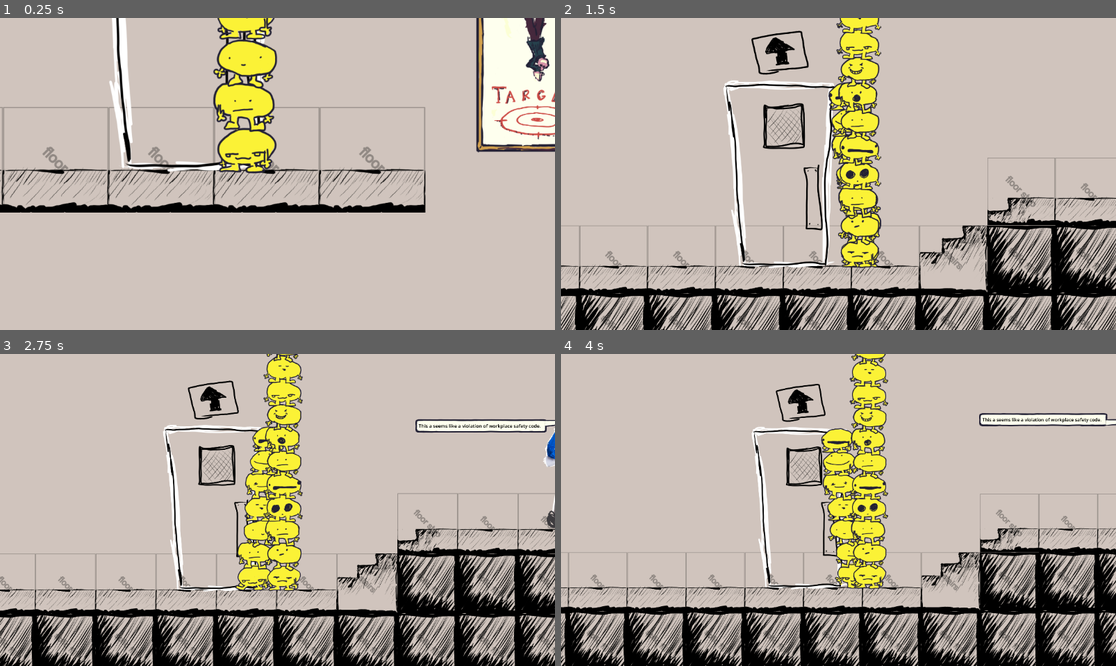
Above: before the commit, frames 1-4 (two rows, left to right).
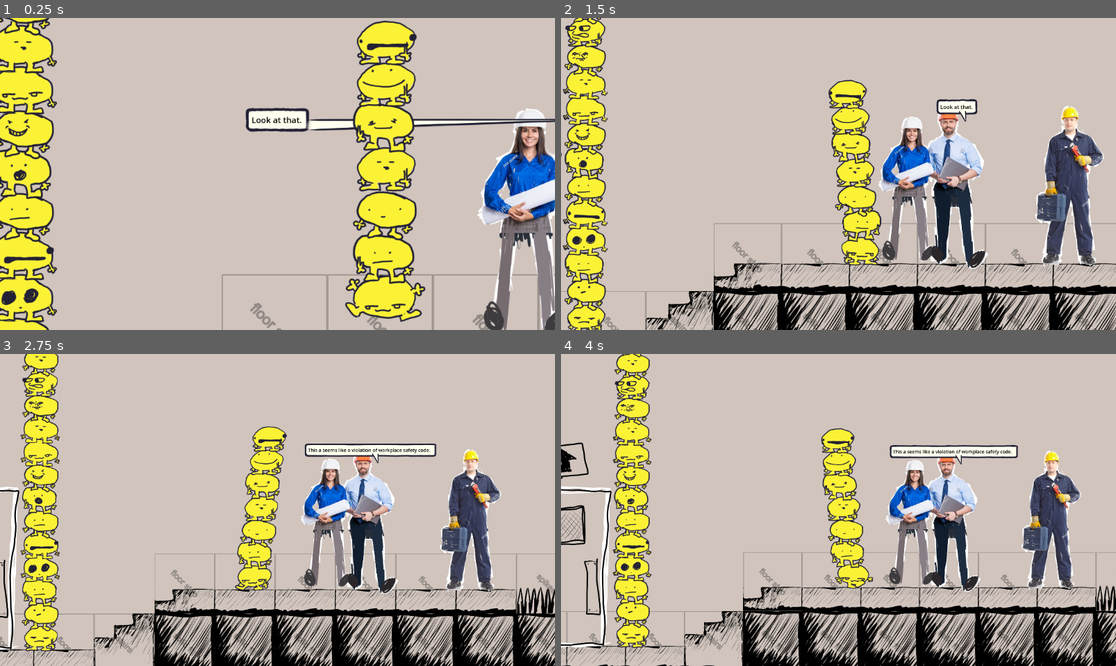
Above: after the commit, the same moments.

Repository: JCoMcL/gourt-game
Game: Godot game, scene res://level/office-level.tscn
The game is run twice, just before and just after one commit, with the same random seed, the same clock (stepped at 60 frames per second) and the same inputs.
Inputs (mouse positions are in pixels of both pictures, inside the frame that each line leads up to):
- Up to frame 1 (0.25 s): no input
- Up to frame 2 (1.5 s): move the mouse to (960, 158) at 0.52 s; hold Right (go right) 0.53-1.25 s; hold Up (enter door) 0.53-1.25 s; click (960, 158) at 0.67 s; drag from (727, 189) to (810, 236) at 1.27 s
- Up to frame 3 (2.75 s): move the mouse to (333, 441) at 2.02 s; hold Left (go left) from 2.03 s (still down); hold Mouse wheel down (move equipment down) from 2.03 s (still down)
- Up to frame 4 (4 s): release Left (go left) at 2.75 s; release Mouse wheel down (move equipment down) at 2.75 s; drag from (810, 572) to (672, 463) at 2.77 s; move the mouse to (1005, 556) at 3.52 s; hold Right (go right) from 3.53 s (still down); hold Right mouse button (probe) from 3.53 s (still down)

The runs differ from the first frame. In frame 1, 40% of the frame differs, in the area x 0-100%, y 0-100%; in frame 2, 36%; in frame 3, 37%; in frame 4, 37%.

Commit message:
Added Scenario and Command
- Added commands to be usable with Actors

- Added scenariot to orchestrate waits, commands and activations on the scene

Diff:
--- a/actors/actor.gd
+++ b/actors/actor.gd
@@ -1,6 +1,69 @@
-@tool
-extends Sprite2D
+extends Goon
 class_name Actor
 
+var active_command: Goon.Commands = null
+
+@export var speed = 300.0
+@export var gravity = 900.0
+@export var social_distance = 20.0
+@export var facing = 0
+
+var target
+
+enum Direction {LEFT, RIGHT}
+
 func get_mouth():
-	return get_node("Handle/Speak Hole")
+	return get_node("Sprite2D/Handle/Speak Hole")
+
+func is_special_collision(k: KinematicCollision2D) -> bool:
+	return PhysicsServer2D.body_get_collision_layer(k.get_collider_rid()) & Clision.layers["special solid"]
+
+func _process(delta):
+	if command_queue.size() > 0:
+		print("Processing command queue: %d commands" % command_queue.size())
+		if !active_command:
+			active_command = command_queue.pop_front()
+			execute(active_command)
+
+func move_to_target():
+	var dx = target.x - global_position.x
+	if abs(dx) < social_distance:
+		velocity.x = 0
+		target = null
+		return
+	var direction = sign(dx)
+	var t_facing = Direction.RIGHT if direction > 0 else Direction.LEFT
+	if t_facing != facing:
+		flip()
+		facing = t_facing
+	velocity.x = speed * direction
+
+func die():
+	collision_layer = 0
+	collision_mask = 0
+	velocity = Vector2.ZERO
+
+func flip():
+	transform.x *= -1
+
+func execute(command: Goon.Commands):
+	print("Executing command of type: %s" % command.type)
+	match command.type:
+		"wait":
+			pass
+		"walk_to":
+			print("Walking to %s" % command.params.get("position", Vector2.ZERO))
+			target = command.params.get("position", Vector2.ZERO)
+			move_to_target()
+		_:
+			pass
+
+func _physics_process(delta):
+	velocity.y += gravity * delta
+	if target:
+		move_to_target()
+	for i in range(get_slide_collision_count()):
+		var k = get_slide_collision(i)
+		if is_special_collision(k):
+			die()
+	move_and_slide()
--- a/actors/actor.tscn
+++ b/actors/actor.tscn
@@ -10,20 +10,30 @@
 shader_parameter/grow = 0.0
 shader_parameter/handle = Vector2(0, 0)
 
-[node name="Janitor" type="Sprite2D"]
+[sub_resource type="RectangleShape2D" id="RectangleShape2D_y4hdp"]
+size = Vector2(187, 583)
+
+[node name="Janitor" type="CharacterBody2D"]
+material = SubResource("ShaderMaterial_4r7ot")
+script = ExtResource("3_4r7ot")
+
+[node name="Sprite2D" type="Sprite2D" parent="."]
 material = SubResource("ShaderMaterial_4r7ot")
 texture = ExtResource("2_jiomh")
-script = ExtResource("3_4r7ot")
 
-[node name="Handle" type="Node2D" parent="."]
+[node name="Handle" type="Node2D" parent="Sprite2D"]
 position = Vector2(0, -303.5)
 script = ExtResource("3_jiomh")
 enabled = true
 
-[node name="Speak Hole" type="Control" parent="Handle"]
+[node name="Speak Hole" type="Control" parent="Sprite2D/Handle"]
 layout_mode = 3
 anchors_preset = 0
 offset_left = -20.0
 offset_top = 21.5
 offset_right = 27.53
 offset_bottom = 90.69
+
+[node name="CollisionShape2D" type="CollisionShape2D" parent="."]
+position = Vector2(3.5, 2.5)
+shape = SubResource("RectangleShape2D_y4hdp")
--- a/actors/cast/inspectors.tscn
+++ b/actors/cast/inspectors.tscn
@@ -1,6 +1,7 @@
-[gd_scene load_steps=5 format=3 uid="uid://cdheulpodhk4e"]
+[gd_scene load_steps=8 format=3 uid="uid://cdheulpodhk4e"]
 
-[ext_resource type="PackedScene" uid="uid://cnuqy2f8bhgk3" path="res://actors/actor.tscn" id="1_3yob7"]
+[ext_resource type="Script" uid="uid://c2yyp1lfm34fi" path="res://actors/handle.gd" id="2_3yob7"]
+[ext_resource type="Script" uid="uid://bfvkofduhcbjk" path="res://actors/actor.gd" id="2_fnw01"]
 [ext_resource type="Shader" uid="uid://dv5u4k7v7wyed" path="res://actors/animated.gdshader" id="2_r5cny"]
 [ext_resource type="Texture2D" uid="uid://4l70h00uyex4" path="res://actors/cast/inspectors.png" id="3_fnw01"]
 
@@ -9,15 +10,35 @@
 shader_parameter/grow = 0.0
 shader_parameter/handle = Vector2(0, 0)
 
-[node name="Inspectors" instance=ExtResource("1_3yob7")]
+[sub_resource type="ShaderMaterial" id="ShaderMaterial_3yob7"]
+shader = ExtResource("2_r5cny")
+shader_parameter/grow = 0.0
+shader_parameter/handle = Vector2(0, 0)
+
+[sub_resource type="RectangleShape2D" id="RectangleShape2D_r5cny"]
+size = Vector2(346, 580)
+
+[node name="Inspectors" type="CharacterBody2D"]
 material = SubResource("ShaderMaterial_qhdj8")
+script = ExtResource("2_fnw01")
+
+[node name="Sprite2D" type="Sprite2D" parent="."]
+material = SubResource("ShaderMaterial_3yob7")
 texture = ExtResource("3_fnw01")
 
-[node name="Handle" parent="." index="0"]
+[node name="Handle" type="Node2D" parent="Sprite2D"]
 position = Vector2(0, -310)
+script = ExtResource("2_3yob7")
+enabled = true
 
-[node name="Speak Hole" parent="Handle" index="0"]
+[node name="Speak Hole" type="Control" parent="Sprite2D/Handle"]
+layout_mode = 3
+anchors_preset = 0
 offset_left = 33.0
 offset_top = 33.5
 offset_right = 80.53
 offset_bottom = 102.69
+
+[node name="CollisionShape2D" type="CollisionShape2D" parent="."]
+position = Vector2(-5, 2)
+shape = SubResource("RectangleShape2D_r5cny")
--- a/actors/conversation.gd
+++ b/actors/conversation.gd
@@ -40,7 +40,7 @@
 		speech_bubble.on_done_showing.disconnect(display_line)
 		speech_bubble.auto_expire = true
 
-func _ready():
+func activate():
 	if lines.size() > 0:
 		display_line()
 	else:
--- a/goon.gd
+++ b/goon.gd
@@ -2,10 +2,14 @@
 extends CharacterBody2D #TODO: I HATE OOP I HATE OOP (inheritence need to be reworked if we want more than just CharacterBody2D to be controllable)
 
 class Commands:
-	var walk: float
+	var walk: float #only used by them pesky gourts!!!
+	var type: String
+	var params: Dictionary
 	# and obviously whatever else we end up needing
 
 var bounds_size = 60 #TODO this is the gourt's size, and it's a guess
+var command_queue: Array[Commands] = []
+
 func get_rect() -> Rect2:
 	## a Rect2 representing the boundary of the goon in local coordinates
 	var r = get_global_rect()
@@ -41,8 +45,13 @@
 	if ev.is_action_pressed("probe"):
 		identify()
 
-func command(commands: Commands) -> void:
+func command(commands: Commands) -> void: #TODO make the parametric caommand the default command
 	pass
+
+func command_parametrically(cmd_type: String, params: Dictionary = {}):
+	command_queue.append(Commands.new())
+	command_queue[-1].type = cmd_type
+	command_queue[-1].params = params
 
 var master: Master
 func under_new_management(m: Master):
--- a/level/office-level.tscn
+++ b/level/office-level.tscn
@@ -1,6 +1,8 @@
-[gd_scene load_steps=21 format=4 uid="uid://b57lobk2dccaj"]
-
+[gd_scene load_steps=26 format=4 uid="uid://b57lobk2dccaj"]
+
+[ext_resource type="Script" uid="uid://jvh3sckyc6px" path="res://scenario.gd" id="1_twwvs"]
 [ext_resource type="Texture2D" uid="uid://clphjaysvxh82" path="res://level/office-level/tiles.png" id="1_wxgj7"]
+[ext_resource type="Script" uid="uid://duakrhov1677n" path="res://scenariostep.gd" id="2_1axx8"]
 [ext_resource type="PackedScene" uid="uid://c6a0ra2cd2h4g" path="res://props/sunglasses.tscn" id="3_rh3h7"]
 [ext_resource type="PackedScene" uid="uid://j35m20jp18rk" path="res://props/door.tscn" id="4_1slrw"]
 [ext_resource type="Texture2D" uid="uid://defrs38qscb28" path="res://props/elevator.png" id="9_2sgh0"]
@@ -15,6 +17,35 @@
 [ext_resource type="PackedScene" uid="uid://cksv3ygujpwxe" path="res://props/words.tscn" id="14_rh3h7"]
 [ext_resource type="PackedScene" uid="uid://cnuqy2f8bhgk3" path="res://actors/actor.tscn" id="14_twwvs"]
 [ext_resource type="PackedScene" uid="uid://bpyqi3nxqposm" path="res://actors/conversation.tscn" id="15_1axx8"]
+
+[sub_resource type="Resource" id="Resource_hed7g"]
+script = ExtResource("2_1axx8")
+action = 1
+target = NodePath("Conversation")
+params = {
+"position": Vector2(4698, -283),
+"type": "walk_to"
+}
+metadata/_custom_type_script = "uid://duakrhov1677n"
+
+[sub_resource type="Resource" id="Resource_1axx8"]
+script = ExtResource("2_1axx8")
+action = 3
+target = NodePath("")
+params = {
+"duration": 20
+}
+metadata/_custom_type_script = "uid://duakrhov1677n"
+
+[sub_resource type="Resource" id="Resource_4gsd2"]
+script = ExtResource("2_1axx8")
+action = 0
+target = NodePath("Inspectors")
+params = {
+"position": Vector2(4698, -283),
+"type": "walk_to"
+}
+metadata/_custom_type_script = "uid://duakrhov1677n"
 
 [sub_resource type="TileSetAtlasSource" id="TileSetAtlasSource_ssvay"]
 texture = ExtResource("1_wxgj7")
@@ -53,6 +84,8 @@
 radius = 26.0
 
 [node name="Node2D" type="Node2D"]
+script = ExtResource("1_twwvs")
+steps = Array[ExtResource("2_1axx8")]([SubResource("Resource_hed7g"), SubResource("Resource_1axx8"), SubResource("Resource_4gsd2")])
 
 [node name="TileMapLayer" type="TileMapLayer" parent="."]
 position = Vector2(96, 172)
@@ -108,7 +141,7 @@
 position = Vector2(-2381, -1886)
 
 [node name="Gourt Stack" parent="." node_paths=PackedStringArray("root_child") instance=ExtResource("12_utg4x")]
-position = Vector2(-332, -1548)
+position = Vector2(1268, 206)
 root_child = NodePath("Gourt0")
 
 [node name="Gourt0" parent="Gourt Stack" node_paths=PackedStringArray("head_friend") instance=ExtResource("13_ax68m")]
@@ -245,11 +278,15 @@
 position = Vector2(-12, 135)
 scale = Vector2(-10.0539, 2.93887)
 
-[node name="Inspectors" parent="." instance=ExtResource("13_gt2um")]
-position = Vector2(1689, 42)
-
 [node name="Janitor" parent="." instance=ExtResource("14_twwvs")]
 position = Vector2(2203, 49)
+collision_layer = 2
+collision_mask = 5
+
+[node name="Inspectors" parent="." instance=ExtResource("13_gt2um")]
+position = Vector2(1691, 36)
+collision_layer = 2
+collision_mask = 5
 
 [node name="Conversation" parent="." node_paths=PackedStringArray("actors") instance=ExtResource("15_1axx8")]
 position = Vector2(1913, -29)
--- /dev/null
+++ b/scenario.gd
@@ -0,0 +1,44 @@
+extends Node
+enum ActionType { COMMAND, ACTIVATE, COMMENTARY, WAIT }
+
+@export var steps: Array[ScenarioStep] = []
+var current_step: int = 0
+
+func _ready():
+	process_step()
+
+func process_step():
+	if current_step >= steps.size():
+		return
+	var step: ScenarioStep = steps[current_step]
+	print("Processing step %d: %s" % [current_step, step.action])
+	match step.action:
+		ActionType.COMMAND:
+			print("Executing command on node: %s" % step.target)
+			var node = get_node(step.target)
+			if node and node.has_method("command"):
+				print("Commanding node: %s with params: %s" % [node.name, step.params])
+				node.command_parametrically(step.params.get("type", ""), step.params)
+			continue_to_next_step()
+		ActionType.ACTIVATE:
+			print("Activating node: %s" % step.target)
+			var node = get_node(step.target)
+			if node and node.has_method("activate"):
+				node.activate()
+			continue_to_next_step()
+		ActionType.COMMENTARY:
+			print(step.params.get("text", ""))
+			continue_to_next_step()
+		ActionType.WAIT:
+			print("Waiting for %s seconds..." % step.params.get("duration", 1.0))
+			var duration = step.params.get("duration", 1.0)
+			await get_tree().create_timer(duration).timeout
+			print("Wait completed, continuing to next step.")
+			continue_to_next_step()
+		_:
+			print("Unknown action: %s" % str(step.action))
+			continue_to_next_step()
+
+func continue_to_next_step():
+	current_step += 1
+	process_step()
--- /dev/null
+++ b/scenariostep.gd
@@ -0,0 +1,8 @@
+extends Resource
+class_name ScenarioStep
+
+enum ActionType { COMMAND, ACTIVATE, COMMENTARY, WAIT }
+
+@export var action: ActionType = ActionType.COMMAND
+@export var target: NodePath
+@export var params: Dictionary = {}
Not shown: 1 places in actors/actor.tscn that only renumber resources
Not shown, added: scenario.gd.uid
Not shown, added: scenariostep.gd.uid
